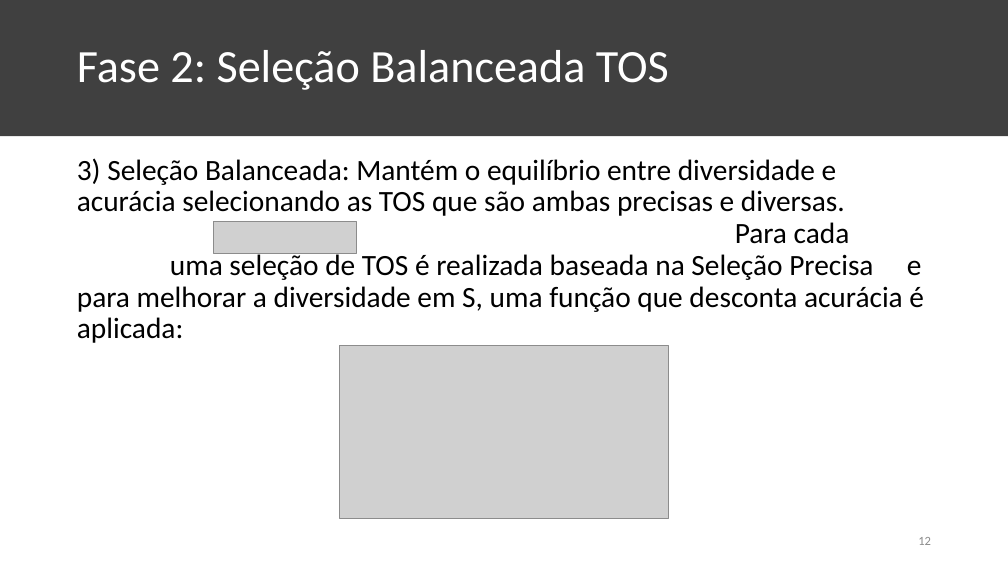
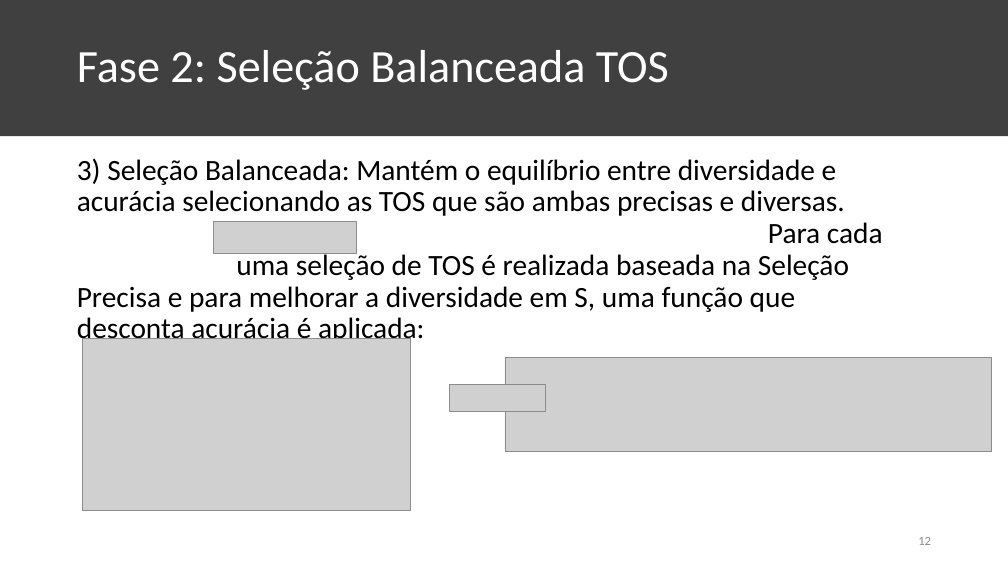
Before and after one commit to KaioAlex/DigitalSecurity, a slide deck: slide 12 of XGBOD-Seminar/XGBOD Seminar.pptx. Drawn at 1008x567 pixels with LibreOffice and Linux fonts; fonts in the diff are those of the drawing; grey boxes stand for pictures. Boxes give left, top, right and bottom in pixels: in the first picture for what was removed or moved away, otherwise in the second. Text is boxed around its words. In the diff, an @@ line names an element or a change of style, - is before the commit and + after.

```diff
--- a/XGBOD-Seminar/XGBOD Seminar.pptx
+++ b/XGBOD-Seminar/XGBOD Seminar.pptx
@@ text "3) Seleção Balanceada: Mantém o ..." rewrapped from bbox=[77, 158, 924, 343] to bbox=[77, 158, 883, 346] @@
@@ picture: place and size @@
-picture at bbox=[340, 346, 668, 518]
+picture at bbox=[82, 339, 411, 511]
@@ picture added at bbox=[505, 358, 992, 451] @@
@@ picture added at bbox=[449, 384, 546, 411] @@
```
Also in this commit, not shown: 1 other file.
